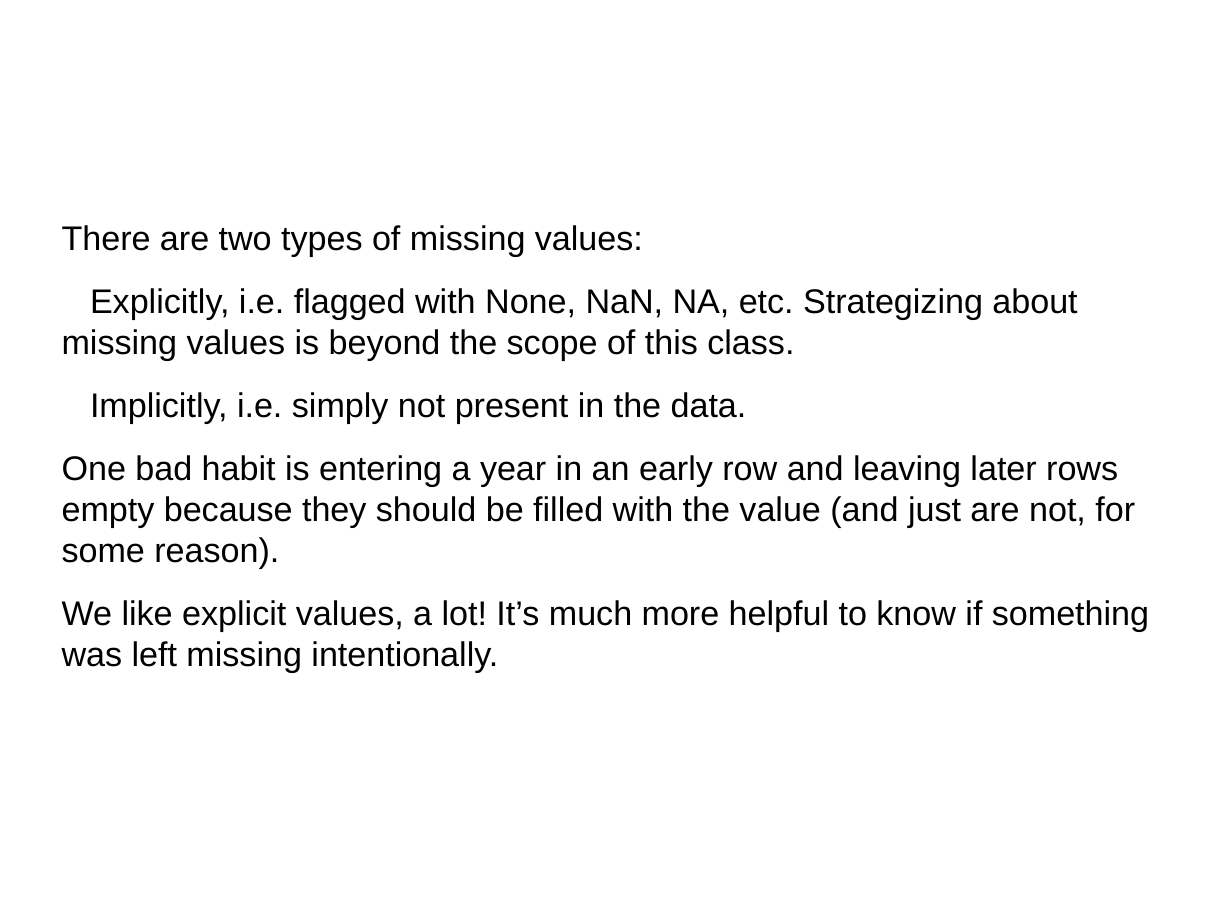
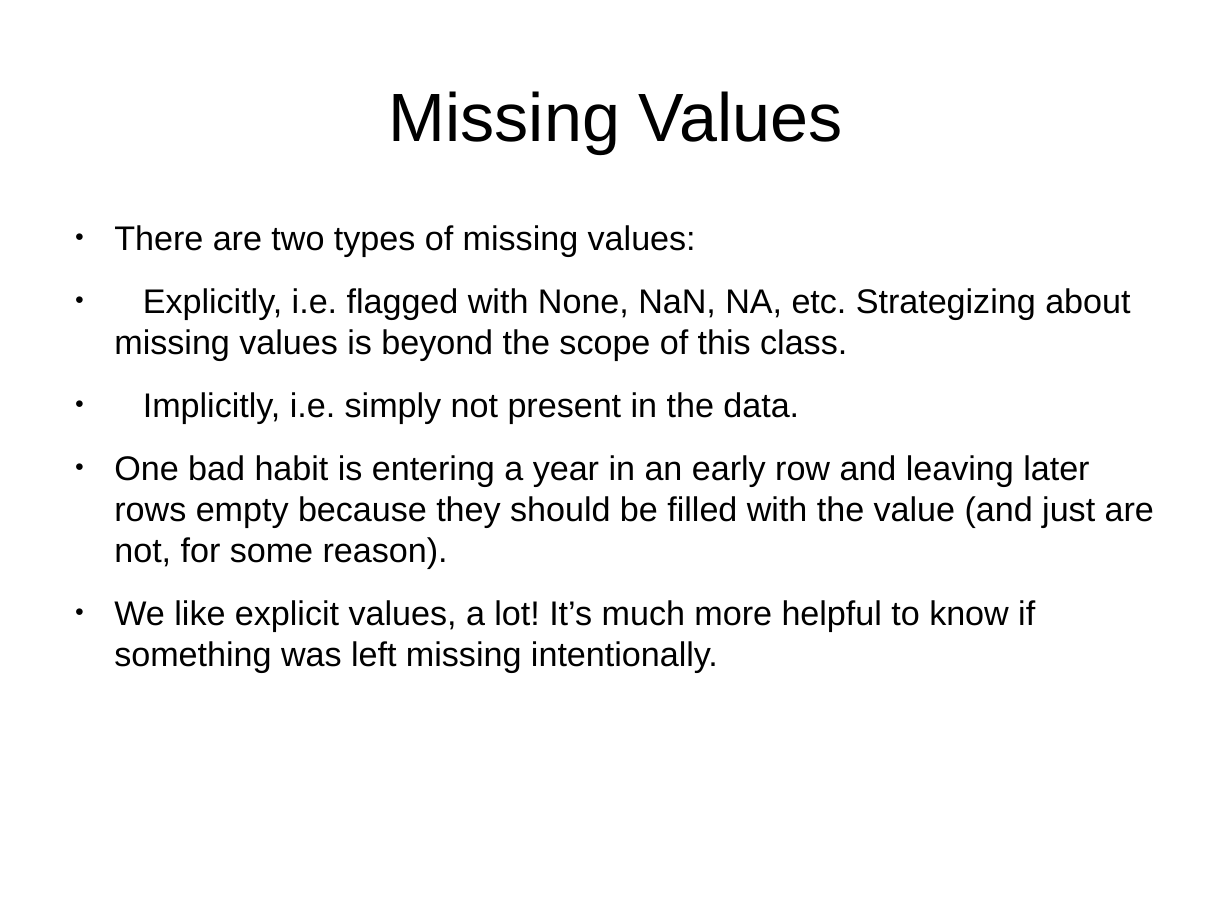
Before and after one commit to wltrimbl/uchicago-data227, a slide deck: slide 18 of slides/03-TIDY.odp (slide 14 before the commit). Drawn at 1232x924 pixels with LibreOffice and Linux fonts; fonts in the diff are those of the drawing. Boxes give left, top, right and bottom in pixels: in the first picture for what was removed or moved away, otherwise in the second. Text is boxed around its words. In the diff, an @@ line names an element or a change of style, - is before the commit and + after.

```diff
--- a/slides/03-TIDY.odp
+++ b/slides/03-TIDY.odp
@@ title added at <box>389,91,843,153</box>, 44 pt, text #000000 @@
+Missing Values
@@ text "There are two types of ..." at <box>114,225,1154,672</box>: bullet none to ● @@
```
Also in this commit, not shown: 17 other slides changed, 6 slides added, 1 slide removed, 4 other files.
